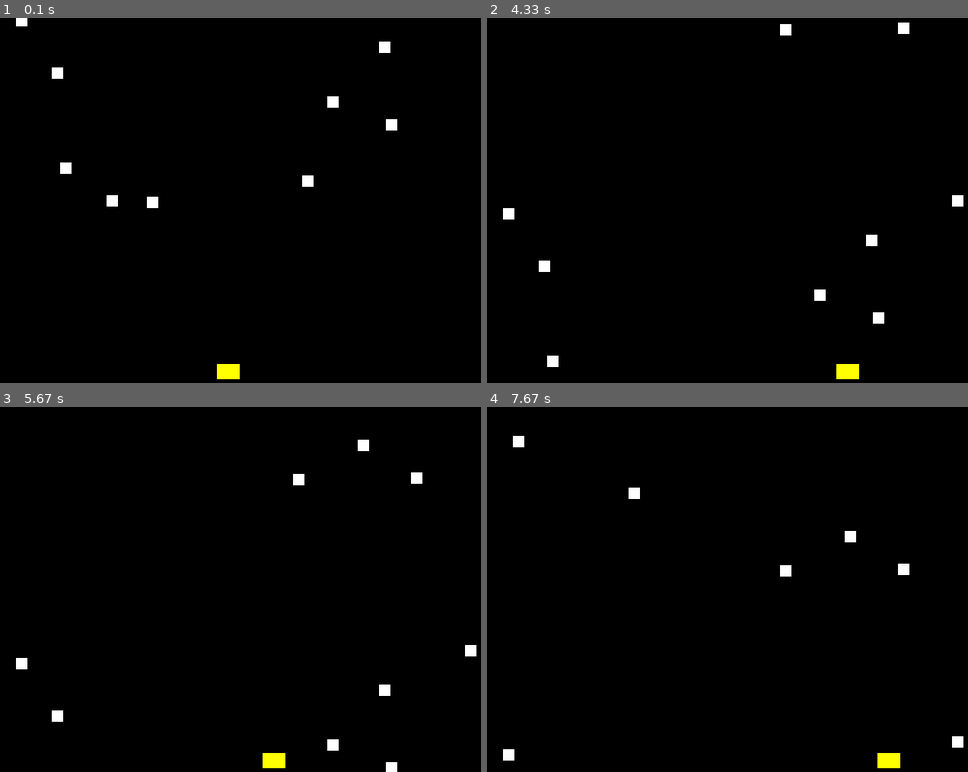
Above: before the commit, frames 1-4 (two rows, left to right).
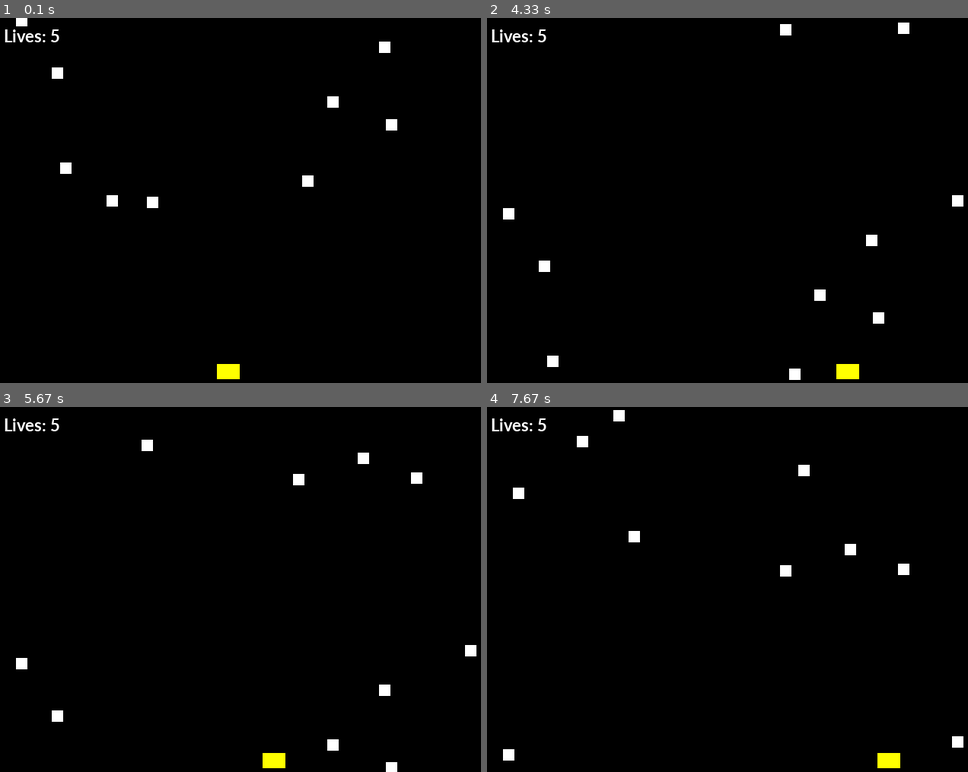
Above: after the commit, the same moments.

Repository: bhornby/Hornby-Classwork
Game: pygame game, started from python/Invader 1.py
Same seed, same stepped clock (60 frames per second), same inputs: the game is played once before the commit and once after it.
Inputs:
- Up to frame 1 (0.1 s): no input
- Up to frame 2 (4.33 s): hold Right 0.33-0.8 s; hold Right 0.83-1.3 s; hold Left 1.33-1.87 s; hold Left 1.9-2.3 s; hold Right 2.33-2.97 s; hold Left 3-3.47 s; hold Right 3.5-3.97 s; hold Right from 4 s (still down)
- Up to frame 3 (5.67 s): release Right at 4.47 s; hold Left 4.5-5.03 s; hold Left 5.07-5.47 s; hold Right from 5.5 s (still down)
- Up to frame 4 (7.67 s): release Right at 6.13 s; hold Left 6.17-6.63 s; hold Right 6.67-7.13 s; hold Right 7.17-7.63 s

The runs differ from the first frame. In frame 1, 0.2% of the frame differs, in the area x 0-13%, y 3-7%; in frame 2, 0.2%; in frame 3, 0.4%; in frame 4, 0.8%, in the area x 0-77%, y 0-41%.

Commit message:
not working
now lives are displayer but the colisions dont register

Diff:
--- a/python/Invader 1.py
+++ b/python/Invader 1.py
@@ -18,6 +18,16 @@
 done = False
 #screen refress rate
 clock = pygame.time.Clock()
+
+#lives
+def show_lives(x,y):
+    font = pygame.font.SysFont('Calibri', 25, True,)
+    lives = font.render("Lives: " + str(my_player.lives), True, WHITE)
+    screen.blit(lives,(x,y))
+
+    for foo in player_hit_group:
+        my_player.lives = my_player.lives - 1
+#end function
 
 class Invader(pygame.sprite.Sprite):
     #define the constructor
@@ -50,6 +60,7 @@
         super().__init__()
 
         #set player dimentions
+        self.lives = 5
         self.speed = 0
         self.image = pygame.Surface([width,height])
         self.image.fill(colour)
@@ -80,6 +91,7 @@
 #creating a list of all sprites
 all_sprite_group = pygame.sprite.Group()
 
+
 #creating the player
 my_player = Player(YELLOW,30,20)
 all_sprite_group.add(my_player)
@@ -92,6 +104,8 @@
     all_sprite_group.add(my_invader)
 #next x
 
+#colisions
+player_hit_group = pygame.sprite.spritecollide(my_player, invaders_group, True)
 
 #game loop
 while not done:
@@ -112,16 +126,15 @@
 
 
 
+
     #game logic goes here
-
-    #when an invader hits the player add 5 to score
-    player_hit_group = pygame.sprite.spritecollide(my_player, invaders_group, True)
-
     all_sprite_group.update()
     #screen background is black
     screen.fill(BLACK)
     #draw function
     all_sprite_group.draw(screen)
+    #display lives
+    show_lives(10,10)
 
         #flip display to show new position of objects
     pygame.display.flip()
